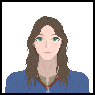
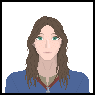
Two versions of the same layered image (95px x 95px). Layer-by-layer changes:
painted on "kohl" over left=35, top=32, right=60, bottom=41
painted on "Background" over left=35, top=32, right=62, bottom=56
